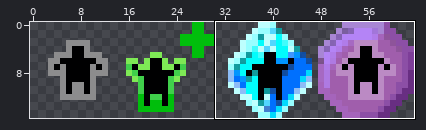
Pixel-art sprite: assets/UI/status_icon_sheet.png. Above: a wide view before the commit, with the close-up outlined.
Close-up. The starting point:
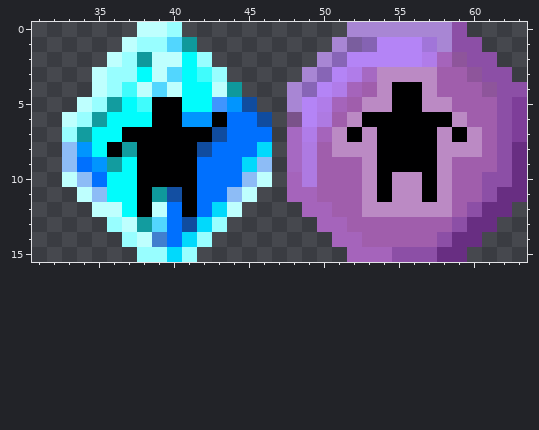
The file is 64x16 pixels. Colours within 5 levels of each other are drawn and written as one. Shown: x 31..63, y 0..15.
The result:
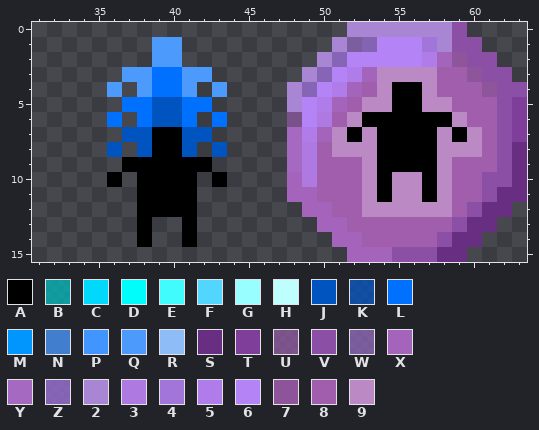
Palette (. is transparent): A #000001  B #00b9bbbe  C #01d9fc  D #01fcfc  E #40fcfc  F #52d6fe  G #98feff  H #befffe  J #0054bf  K #0151bfbe  L #0070fe  M #0195fe  N #417fce  P #4095fe  Q #4c9afc  R #8dbcf6  S #682e82  T #7e3e99  U #89579ad0  V #8c4fa6  W #8c65b9be  X #a564bb  Y #a669c2  Z #966ccdd0  2 #a886d4  3 #ae7ae2  4 #a979e4ed  5 #b07ce9  6 #b484f6  7 #9456a1ed  8 #a05eac  9 #bb8ac4
Difference:
@@ x 31..63 @@
- 0 .......HHG...........2222222V....
- 1 ......HGGFB.........2WZ66642VV...
- 2 .....HGBHHDG.......2Z666665X7VV..
- 3 ....HGGDHFDEG.....2Z65Y9999887VV.
- 4 ....HGEHFHDDHB...2Z65X89AA98887VV
- 5 ...HGBDEAADDPMK..265X899AA99888VT
- 6 ..HGBDDDAAMMALLK.U6389AAAAAA988VT
- 7 ..GBDDAAAAAAKLLL.Y5X9A9AAAA9A98VT
- 8 ..RMDABAAAAKLLLC.Y38999AAAA9998VS
- 9 ..RLMBDAAAALLLCR.Y38889AAAA9888VS
-10 ..HRLDDAAAALLLRH.X38889A99A988VVS
-11 ...HRDDABKALLRH..XX8889A99A988VSS
-12 ....HHDAHLALCH....XX889999998VSS.
-13 .....GHBFLKCG......XX8888888VSS..
-14 ......GHNLCG........XX88888VSS...
-15 .......GGCG..........XXXVVVSS....
+ 0 .....................2222222V....
+ 1 ........QQ..........2WZ66642VV...
+ 2 ........QQ.........2Z666665X7VV..
+ 3 ......QQLLQQ......2Z65X9999887VV.
+ 4 .....Q.QLLQ.Q....2Z65X89AA98887VV
+ 5 ......LLJJLL.....265X899AA99888VT
+ 6 .....L.LJJL.L....U6389AAAAAA988VT
+ 7 ......JJAAJJ.....Y5X9A9AAAA9A98VT
+ 8 .....J.JAAJ.J....Y38999AAAA9998VS
+ 9 ......AAAAAA.....Y38889AAAA9888VS
+10 .....A.AAAA.A....X38889A99A988VVS
+11 .......AAAA......XX8889A99A988VSS
+12 .......AAAA.......XX889999998VSS.
+13 .......A..A........XX8888888VSS..
+14 .......A..A.........XX88888VSS...
+15 .....................XXXVVVSS....
